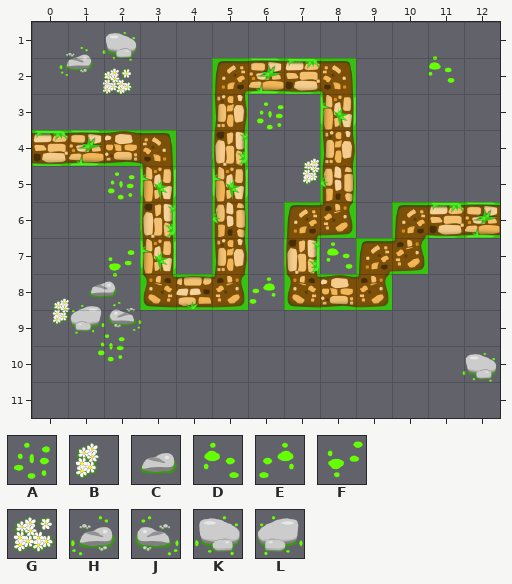
A Tiled map gets an edit: MallowsVsDango/Resources/res/map/level1v2.tmx. That is the earlier state.
Cells are 60x60 px. Shown: x 0..12, y 1..11.
Key: from "ground": A 1, B 2, C 3, D 4, E 4 flipped left-right, F 4 flipped up-down, G 5, H 6, J 6 flipped left-right, K 7, L 7 flipped left-right.
Objects are placed by their top-left corner, in cells (3,4 is the top-left corner of cell 3,4); size is 1x1 cell unless given.
Layers that did not change in this view are not listed.
Objects on layer "Object" before:
K "grass8.png" at 1.9,1.1
H "grass7.png" at 0.8,1.6
D "grass5.png" at 10.8,1.8
G "grass6.png" at 1.8,2.1
A "grass2.png" at 6.1,3.1
B "grass3.png" at 7.4,4.6
A "grass2.png" at 2,5
D "grass5.png" at 8,7
F "grass5.png" at 1.9,7.2
C "grass4.png" at 1.4,7.8
E "grass5.png" at 6,8
B "grass3.png" at 0.4,8.5
J "grass7.png" at 2.1,8.7
L "grass8.png" at 1,8.7
A "grass2.png" at 1.7,9.5
K "grass8.png" at 11.9,10.1
Once edited:
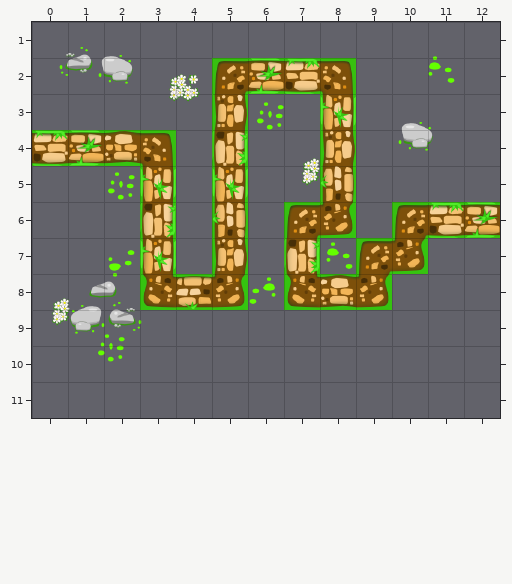
Edits made:
Layer "Object":
changed: K "grass8.png" at 1.9,1.1 -> K "grass8.png" at 1.8,1.8
changed: G "grass6.png" at 1.8,2.1 -> G "grass6.png" at 3.7,2.3
changed: K "grass8.png" at 11.9,10.1 -> K "grass8.png" at 10.2,3.6
Boxes around the changes in both pictures, in picture pixels (x1, y1, x2, y2):
changed: (98, 32, 137, 96)
new place: (169, 74, 200, 102)
new place: (398, 122, 433, 151)
old place: (462, 353, 497, 382)
